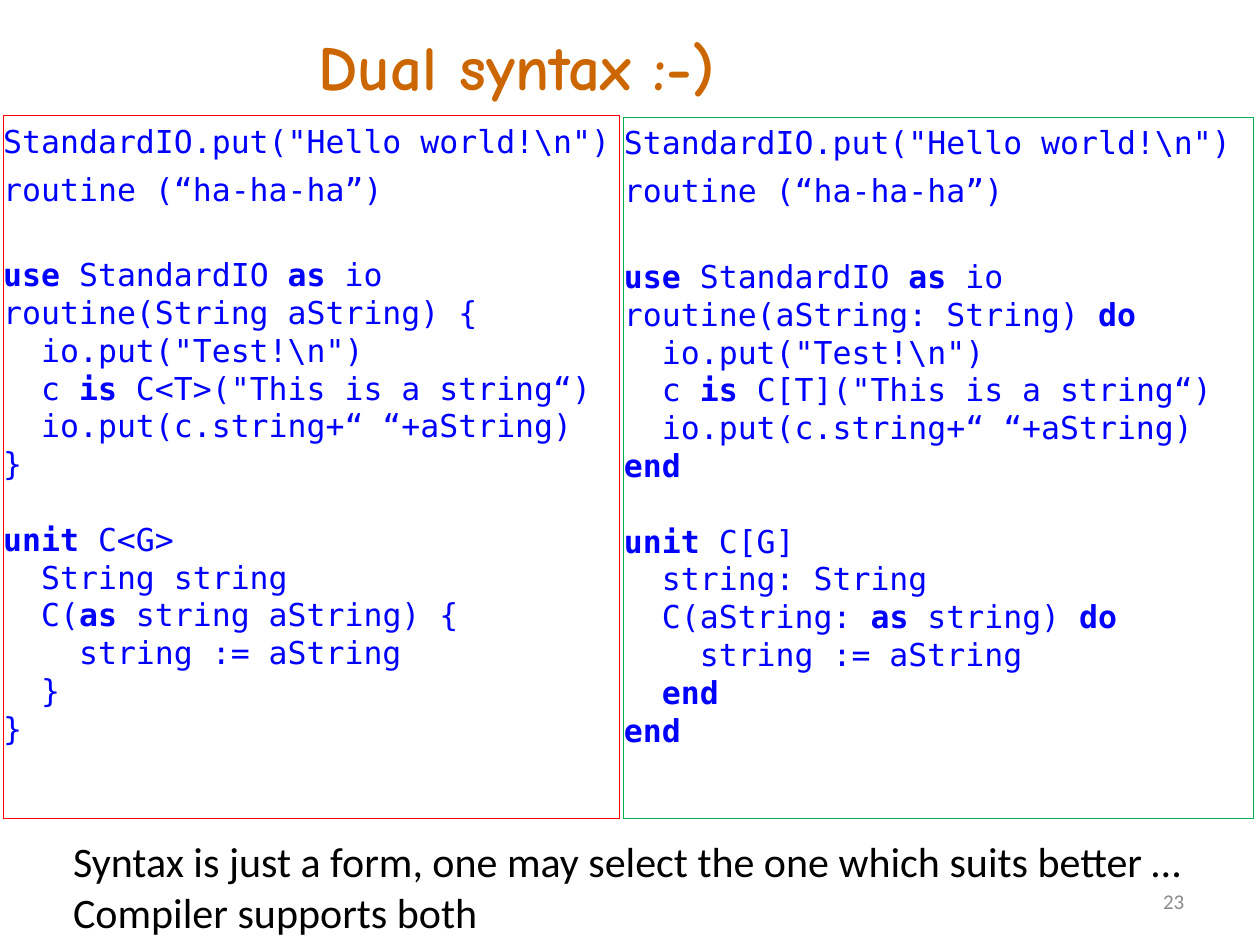
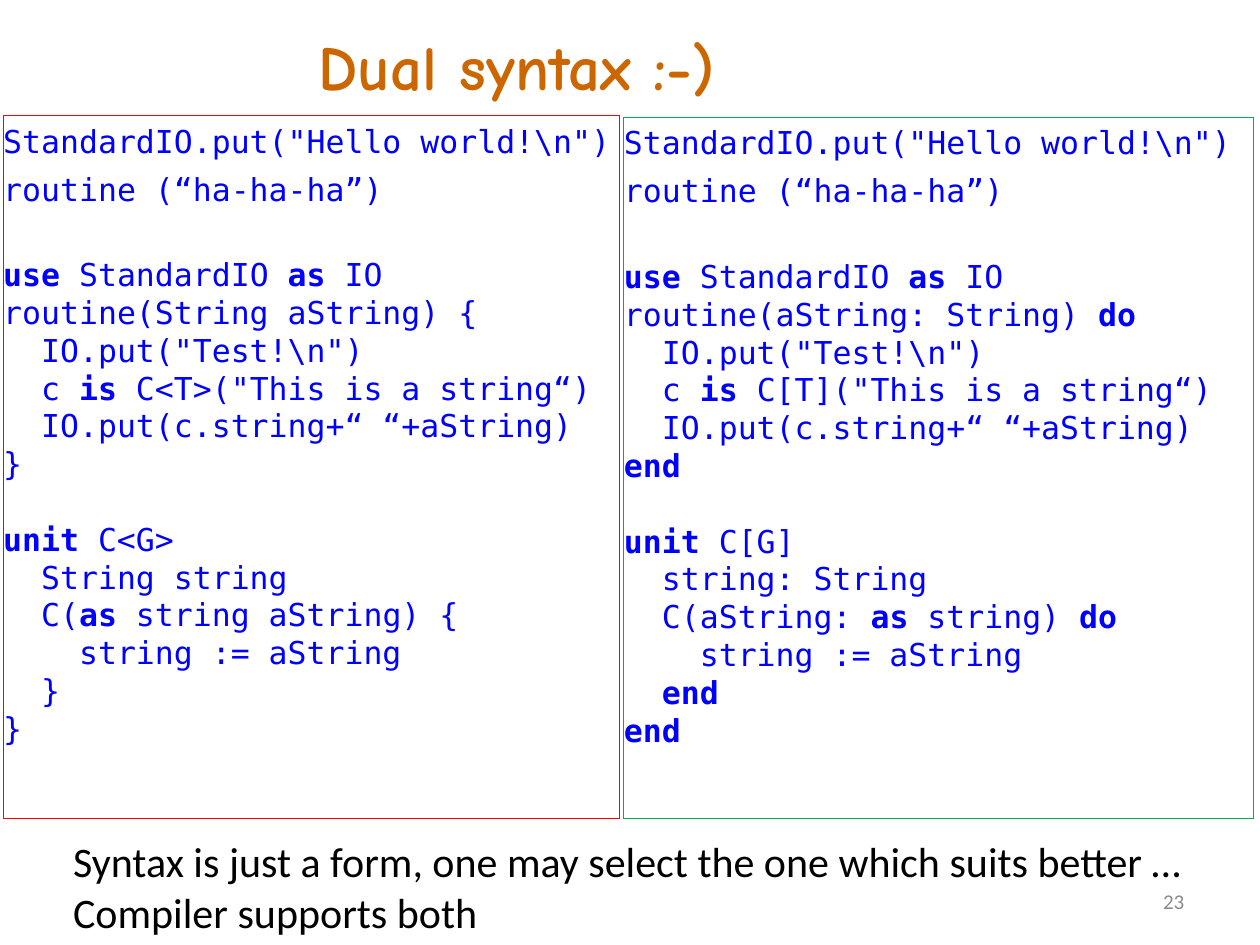
Before and after one commit to akanatov/SLang-, a slide deck: slide 23 of Docs/SLang E# 2022.pptx. Drawn at 1260x945 pixels with LibreOffice and Linux fonts; fonts in the diff are those of the drawing. Boxes give left, top, right and bottom in pixels: in the first picture for what was removed or moved away, otherwise in the second. Text is boxed around its words. In the diff, an @@ line names an element or a change of style, - is before the commit and + after.

Commit message:
names of entities are started with low-case char while unit names are started with upper case one. Scanner and parser updated but AST not yet. New example dining philosophers compiled. SLang specification updated and promo slides as well

```diff
--- a/Docs/SLang E# 2022.pptx
+++ b/Docs/SLang E# 2022.pptx
@@ text in rectangle at [3, 260, 591, 671]: text changed @@
-use StandardIO as io
-routine(String aString) {
-io.put("Test!\n")
-c is C<T>("This is a string“)
-io.put(c.string+“ “+aString)
-}
-unit C<G>
-String string
-C(as string aString) {
-string := aString
-}
-}
+use StandardIO as IO
+routine(String aString) {
+IO.put("Test!\n")
+c is C<T>("This is a string“)
+IO.put(c.string+“ “+aString)
+}
+unit C<G>
+String string
+C(as string aString) {
+string := aString
+}
+}
@@ text in rectangle at [624, 264, 1212, 743]: text changed @@
-use StandardIO as io
-routine(aString: String) do
-io.put("Test!\n")
-c is C[T]("This is a string“)
-io.put(c.string+“ “+aString)
-end
-unit C[G]
-string: String
-C(aString: as string) do
-string := aString
-end
-end
+use StandardIO as IO
+routine(aString: String) do
+IO.put("Test!\n")
+c is C[T]("This is a string“)
+IO.put(c.string+“ “+aString)
+end
+unit C[G]
+string: String
+C(aString: as string) do
+string := aString
+end
+end
```
Also in this commit, not shown: 11 other slides changed, 7 other files.
